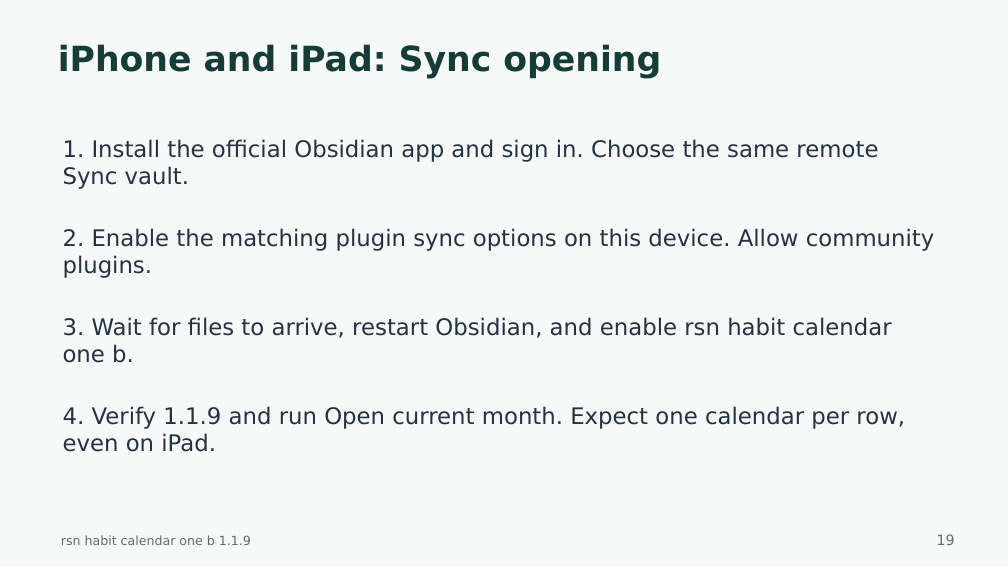
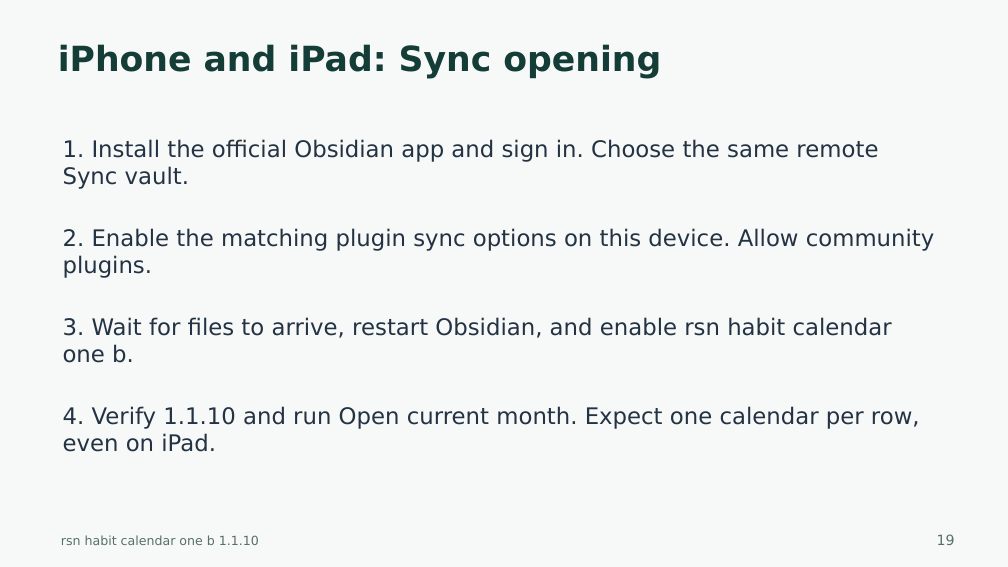
Before and after one commit to harharhari/rsn-habit-tracker-obsidian-plugin, a slide deck: slide 19 of docs/rsn-habit-calendar-one-b-tutorial.pptx. Drawn at 1008x567 pixels with LibreOffice and Linux fonts; fonts in the diff are those of the drawing. Boxes give left, top, right and bottom in pixels: in the first picture for what was removed or moved away, otherwise in the second. Text is boxed around its words. In the diff, an @@ line names an element or a change of style, - is before the commit and + after.

Commit message:
1. Minor modifications including Github 2. Habit Tracker Obsidian Version 1.1.10 3. as on 2026-10-27

```diff
--- a/docs/rsn-habit-calendar-one-b-tutorial.pptx
+++ b/docs/rsn-habit-calendar-one-b-tutorial.pptx
@@ text at <box>63,406,920,452</box>: text changed @@
-4. Verify 1.1.9 and run Open current month. Expect one calendar per row, even on iPad.
+4. Verify 1.1.10 and run Open current month. Expect one calendar per row, even on iPad.
@@ text at <box>61,535,259,545</box>: text changed @@
-rsn habit calendar one b 1.1.9
+rsn habit calendar one b 1.1.10
```
Also in this commit, not shown: 44 other slides changed, 34 other files.
